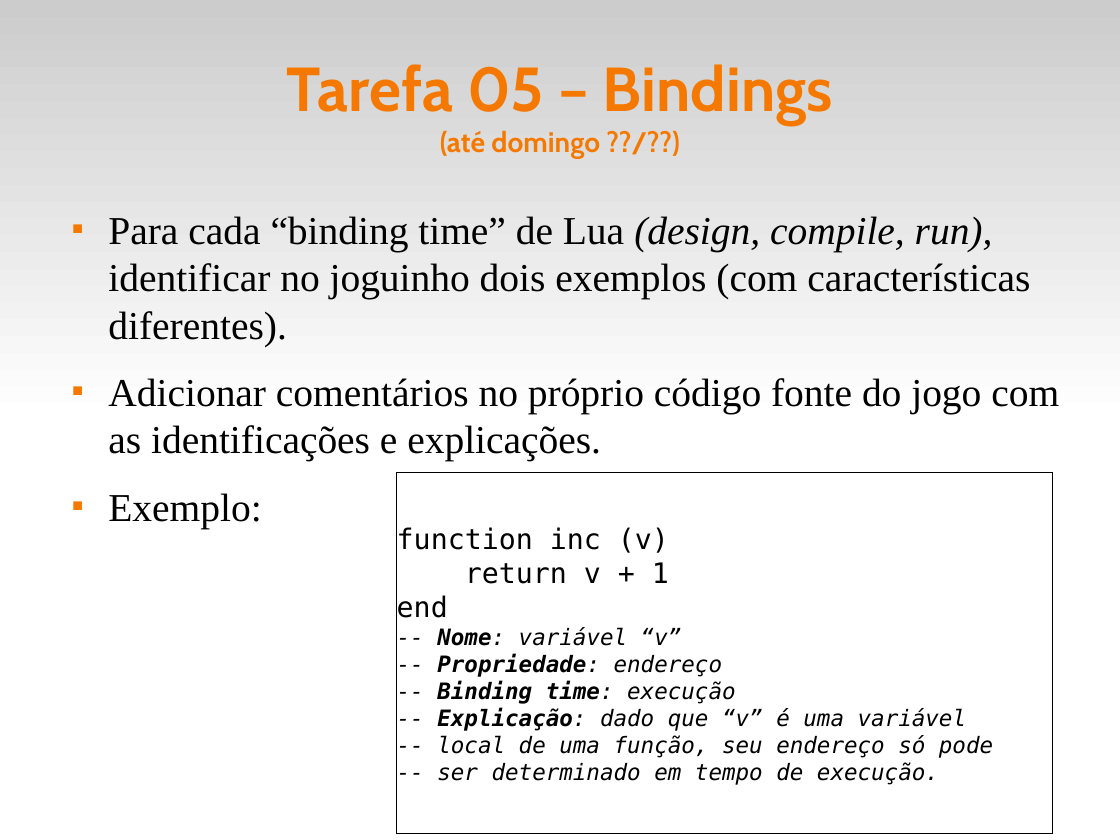
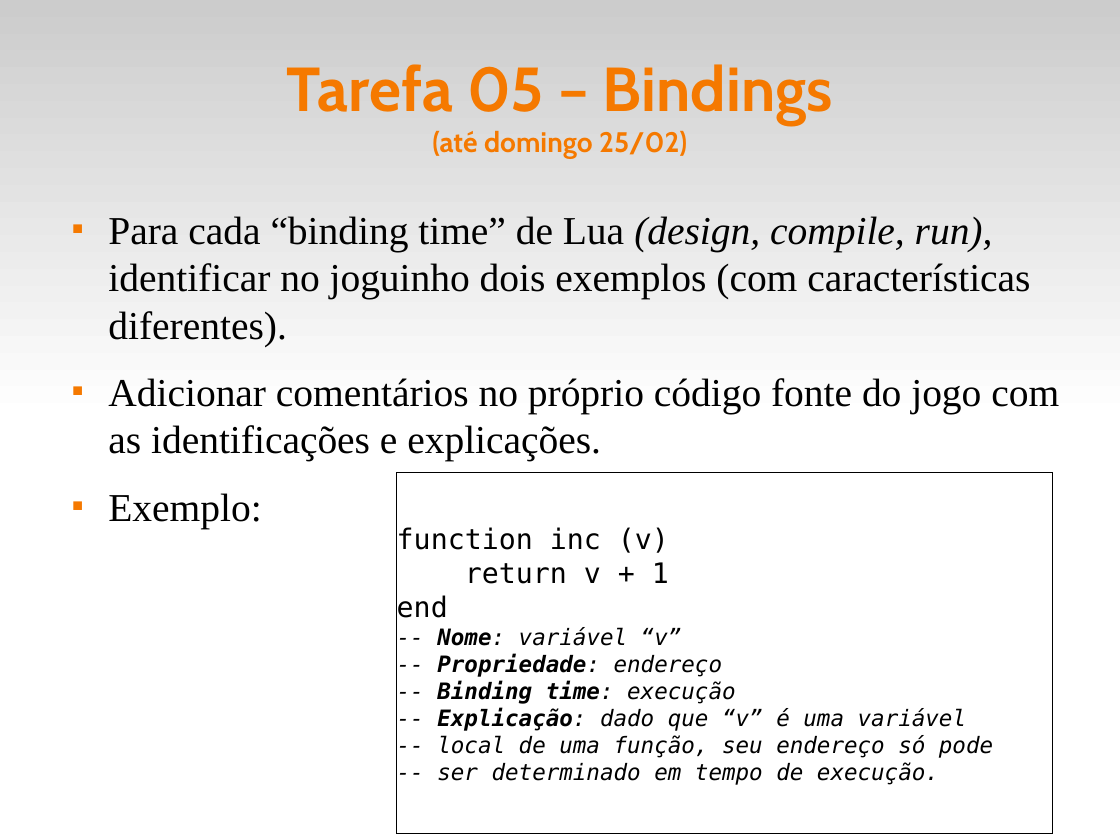
Before and after one commit to fsantanna-uerj/EDL, a slide deck: slide 13 of slides/edl-00.odp. Drawn at 1120x840 pixels with LibreOffice and Linux fonts; fonts in the diff are those of the drawing. Boxes give left, top, right and bottom in pixels: in the first picture for what was removed or moved away, otherwise in the second. Text is boxed around its words. In the diff, an @@ line names an element or a change of style, - is before the commit and + after.

```diff
--- a/slides/edl-00.odp
+++ b/slides/edl-00.odp
@@ title at bbox=[287, 64, 833, 158]: text changed @@
-Tarefa 05 – Bindings
-(até domingo ??/??)
+Tarefa 05 – Bindings
+(até domingo 25/02)
```
Also in this commit, not shown: 5 other slides changed, 1 other file.
